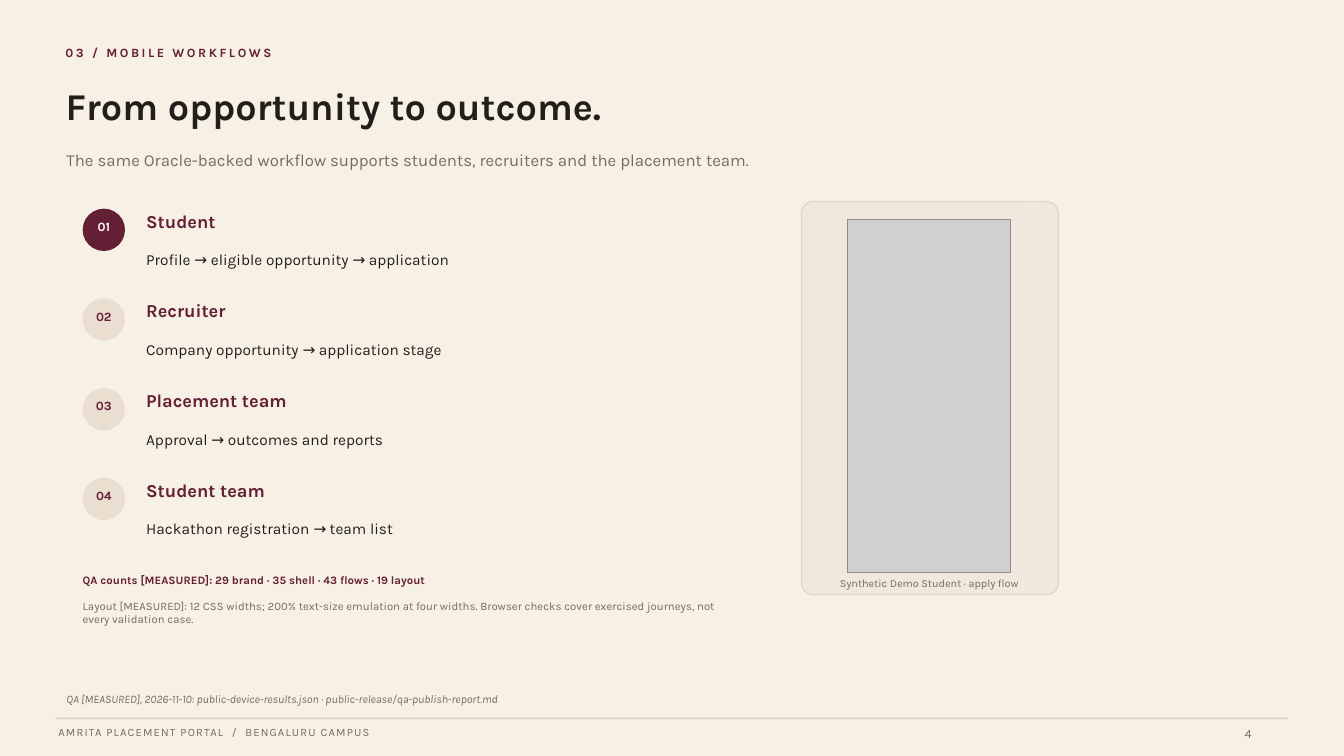
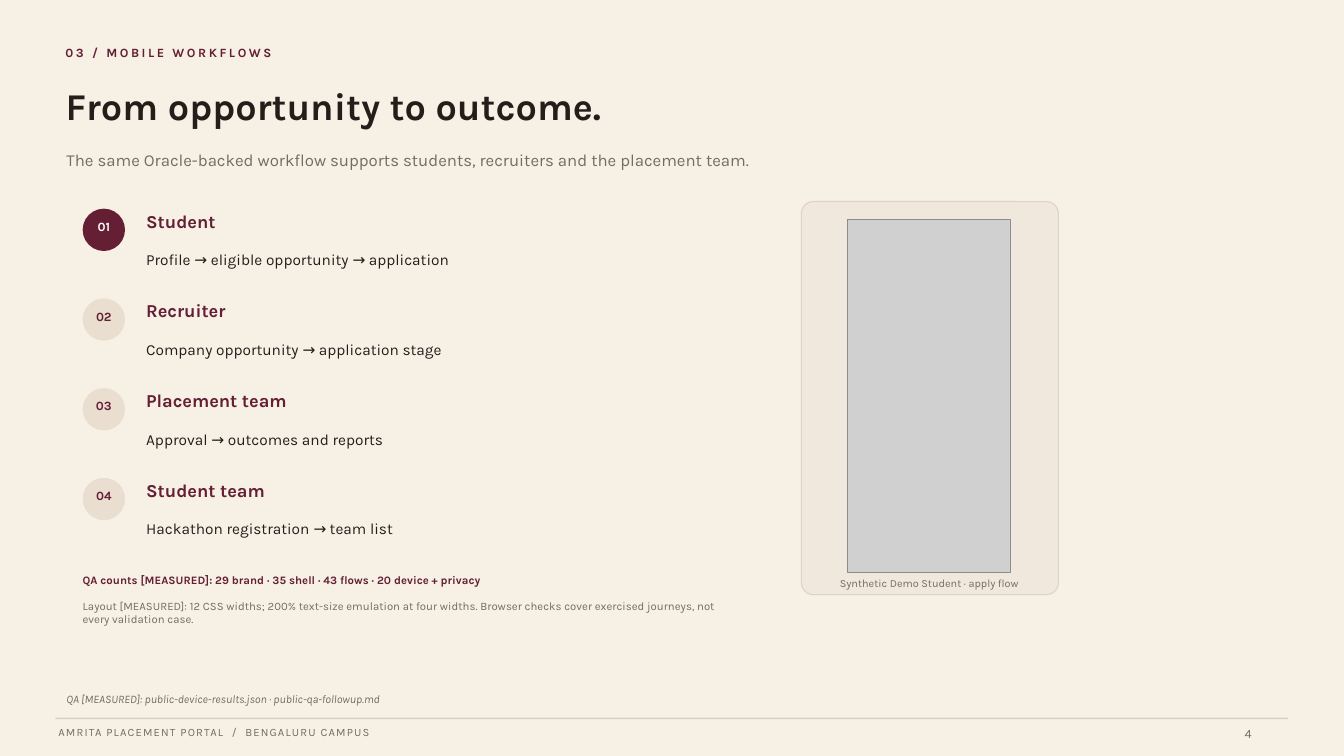
Before and after one commit to Balaji-008/DBMS-sld, a slide deck: slide 4 of deliverables/presentation/amrita-placement-portal-showcase.pptx. Drawn at 1344x756 pixels with LibreOffice and Linux fonts; fonts in the diff are those of the drawing; grey boxes stand for pictures. Boxes give left, top, right and bottom in pixels: in the first picture for what was removed or moved away, otherwise in the second. Text is boxed around its words. In the diff, an @@ line names an element or a change of style, - is before the commit and + after.

Commit message:
docs: publish verified privacy and QA follow-up

```diff
--- a/deliverables/presentation/amrita-placement-portal-showcase.pptx
+++ b/deliverables/presentation/amrita-placement-portal-showcase.pptx
@@ text at [83,575,481,587]: text changed @@
-QA counts [MEASURED]: 29 brand · 35 shell · 43 flows · 19 layout
+QA counts [MEASURED]: 29 brand · 35 shell · 43 flows · 20 device + privacy
@@ text at [66,694,379,706]: text changed @@
-QA [MEASURED], 2026-11-10: public-device-results.json · public-release/qa-publish-report.md
+QA [MEASURED]: public-device-results.json · public-qa-followup.md
```
Also in this commit, not shown: 22 other files.
